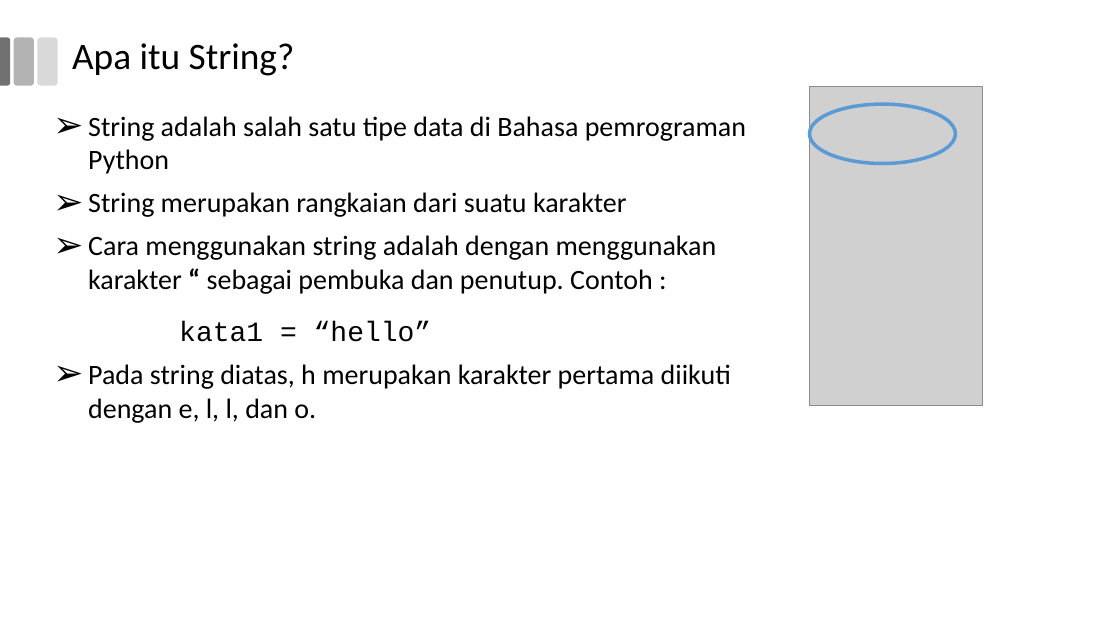
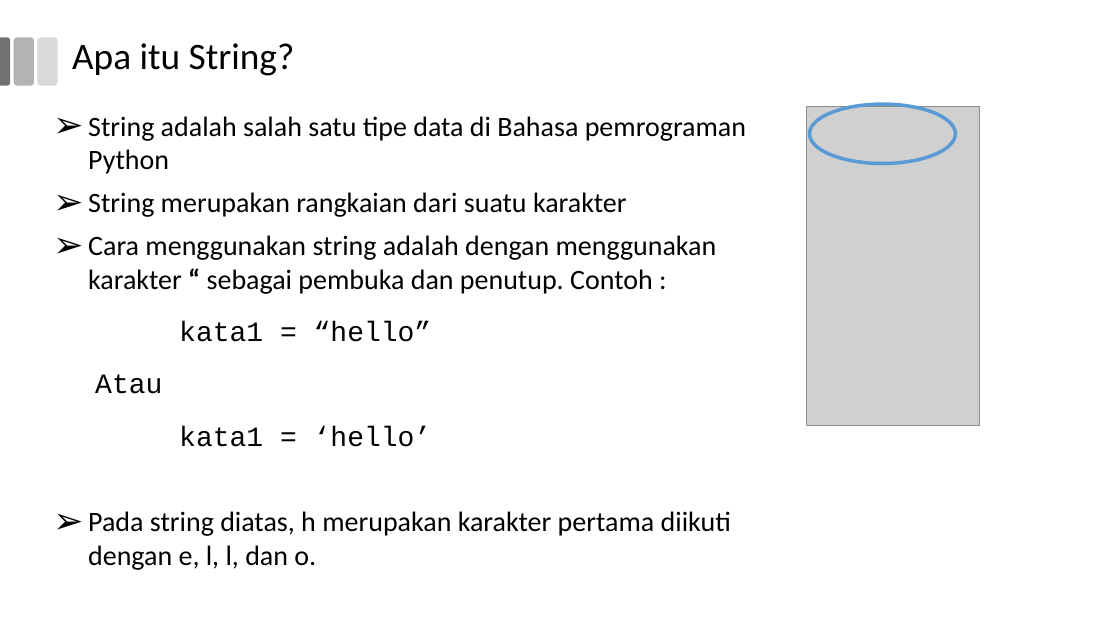
Before and after one commit to miftanurfarid/algoritme_pemrograman, a slide deck: slide 2 of slide/pertemuan_07/pertemuan_07.odp. Drawn at 1120x630 pixels with LibreOffice and Linux fonts; fonts in the diff are those of the drawing; grey boxes stand for pictures; background and template pictures are left out. Boxes give left, top, right and bottom in pixels: in the first picture for what was removed or moved away, otherwise in the second. Text is boxed around its words. In the diff, an @@ line names an element or a change of style, - is before the commit and + after.

```diff
--- a/slide/pertemuan_07/pertemuan_07.odp
+++ b/slide/pertemuan_07/pertemuan_07.odp
@@ picture: place and size @@
-picture at (810,87,983,406)
+picture at (807,107,980,426)
@@ text at (95,374,432,447): paragraphs added @@
+Atau
+kata1 = ‘hello’
```
Also in this commit, not shown: 5 other slides changed, 11 other files.
